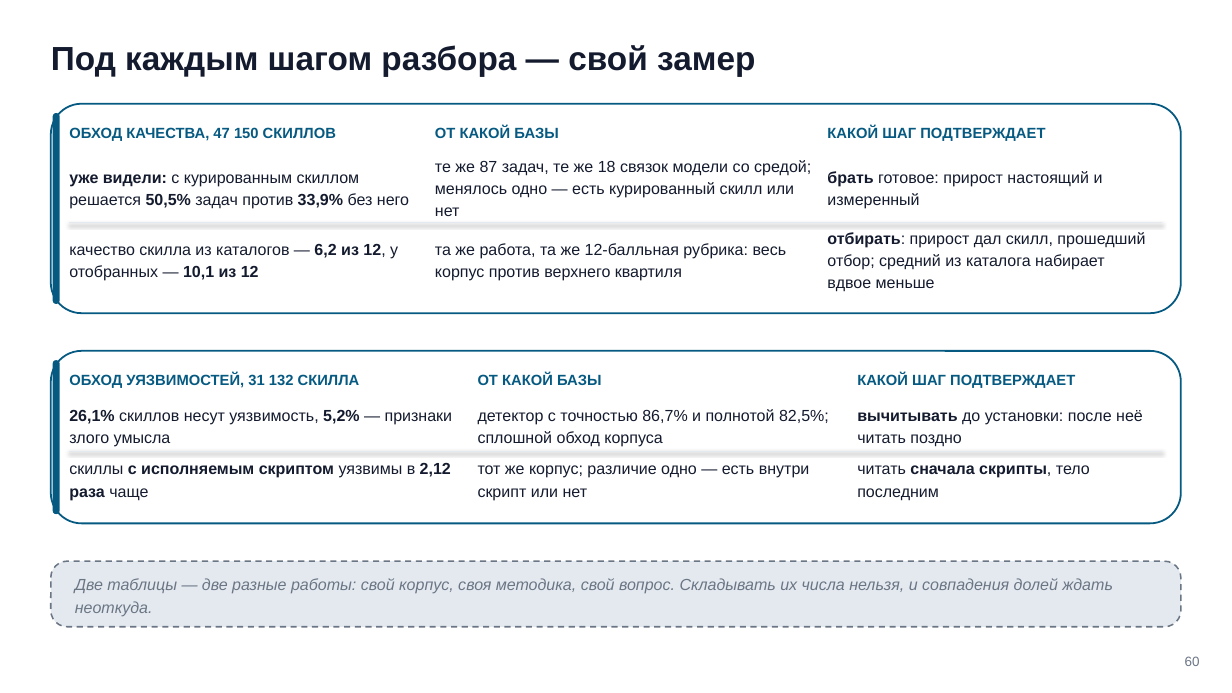
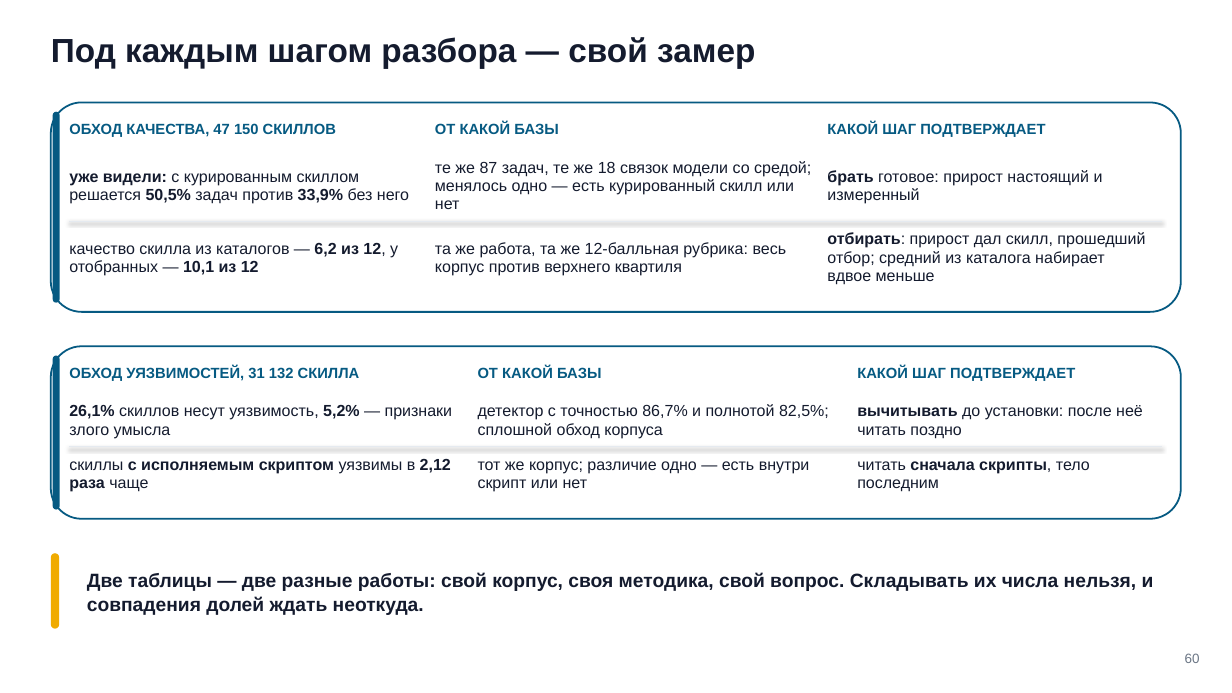
Before and after one commit to tellina-study/AI-usage-lessons, a slide deck: slide 60 of library/seminars/sem-05/rendered/sem-05.pptx. Drawn at 1232x693 pixels with LibreOffice and Linux fonts; fonts in the diff are those of the drawing. Boxes give left, top, right and bottom in pixels: in the first picture for what was removed or moved away, otherwise in the second. Text is boxed around its words. In the diff, an @@ line names an element or a change of style, - is before the commit and + after.

```diff
--- a/library/seminars/sem-05/rendered/sem-05.pptx
+++ b/library/seminars/sem-05/rendered/sem-05.pptx
@@ text "Под каждым шагом разбора — ..." at (x1=51, y1=37, x2=755, y2=69): line spacing 1.14 to 29.6pt @@
@@ 2 rounded rectangles, 1 line moved together from (x1=51, y1=351, x2=1181, y2=524) to (x1=51, y1=347, x2=1181, y2=519) @@
@@ line spacing 1.1 to 12.7pt in 6 elements at (x1=69, y1=123, x2=336, y2=137), (x1=435, y1=122, x2=558, y2=134), (x1=827, y1=122, x2=1045, y2=137), (x1=69, y1=366, x2=360, y2=381), (x1=478, y1=366, x2=601, y2=378), (x1=857, y1=366, x2=1075, y2=381) @@
@@ line spacing 1.15 to 14.4pt in 12 elements at (x1=69, y1=173, x2=409, y2=204), (x1=435, y1=161, x2=811, y2=209), (x1=827, y1=170, x2=1103, y2=204), (x1=69, y1=243, x2=398, y2=276), (x1=435, y1=242, x2=787, y2=276), (x1=827, y1=232, x2=1145, y2=285), (x1=69, y1=404, x2=453, y2=439), (x1=478, y1=404, x2=829, y2=439), (x1=857, y1=405, x2=1143, y2=439), (x1=69, y1=459, x2=451, y2=492), (x1=478, y1=461, x2=810, y2=492), (x1=857, y1=461, x2=1090, y2=492) @@
@@ rounded rectangle removed at (x1=51, y1=561, x2=1181, y2=627) @@
@@ rounded rectangle added at (x1=51, y1=554, x2=59, y2=629), fill #F0AB00 @@
@@ text "Две таблицы — две разные ..." moved from (x1=75, y1=578, x2=1113, y2=616) to (x1=87, y1=572, x2=1154, y2=615) @@
@@ text "Две таблицы — две разные ..." at (x1=87, y1=572, x2=1154, y2=615): size 12.5 to 15 pt, text colour #6B7685 to #141B2E, bold on, italic off; line spacing 1.18 to 18.6pt @@
@@ text "60" at (x1=1185, y1=653, x2=1200, y2=663): line spacing 1.18 to 12.4pt @@
```
Also in this commit, not shown: 67 other slides changed, 11 other files.
